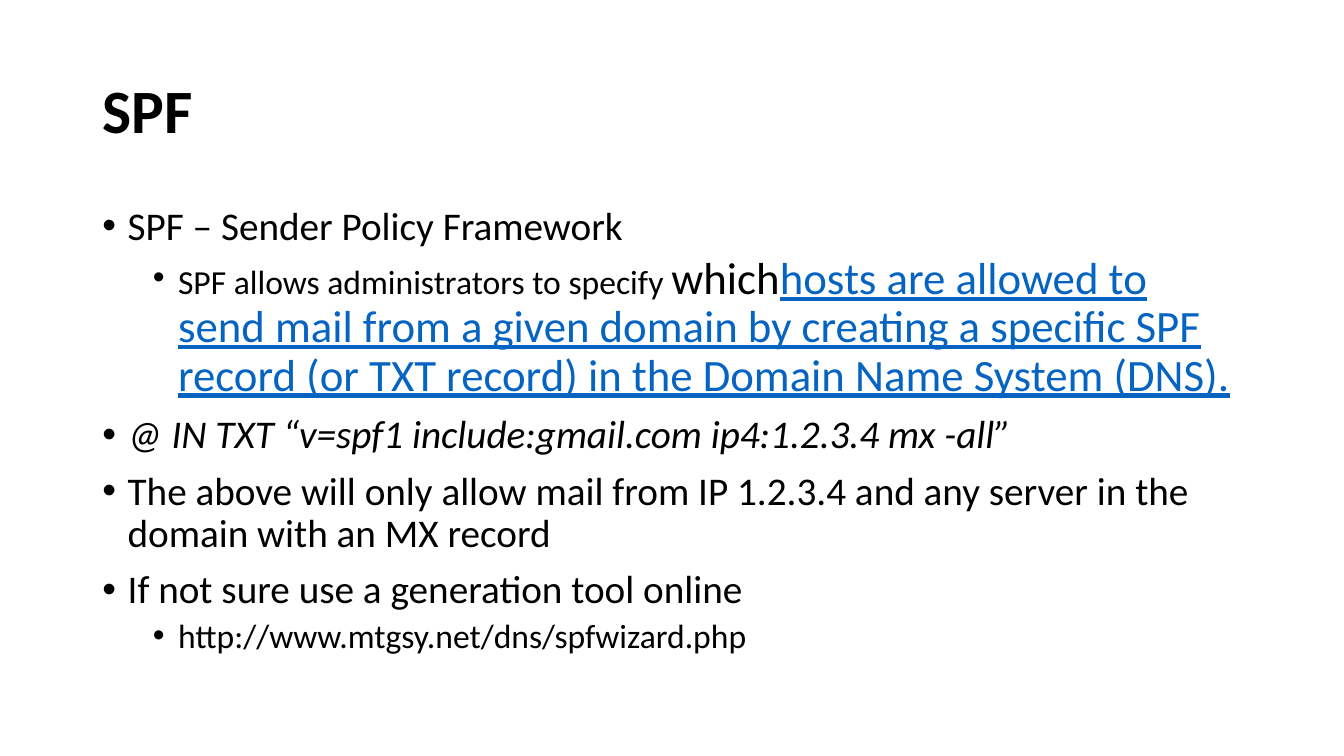
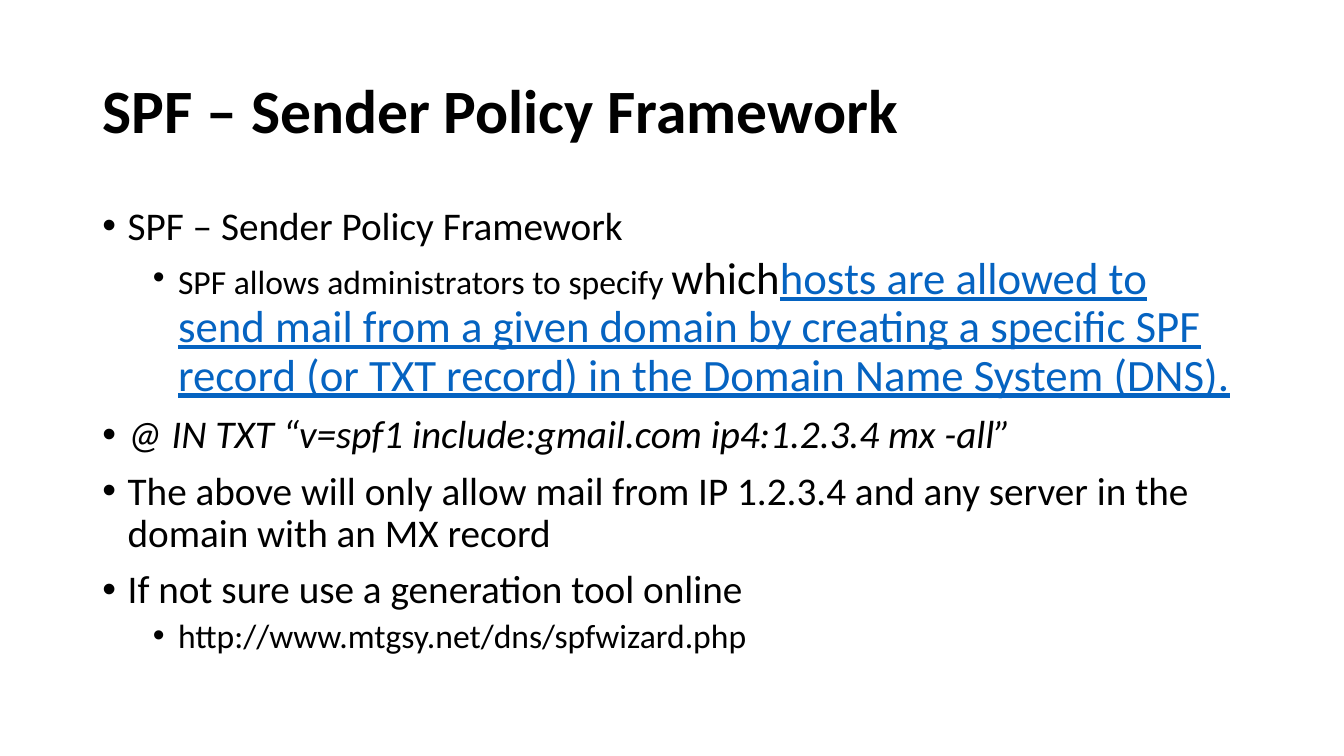
Before and after one commit to afnog/sse, a slide deck: slide 5 of postfix/emailbestpractices_old.pptx (slide 3 before the commit). Drawn at 1344x756 pixels with LibreOffice and Linux fonts; fonts in the diff are those of the drawing. Boxes give left, top, right and bottom in pixels: in the first picture for what was removed or moved away, otherwise in the second. Text is boxed around its words. In the diff, an @@ line names an element or a change of style, - is before the commit and + after.

```diff
--- a/postfix/emailbestpractices_old.pptx
+++ b/postfix/emailbestpractices_old.pptx
@@ title at (102,89,898,143): text changed @@
-SPF
+SPF – Sender Policy Framework
```
Also in this commit, not shown: 1 slide added, 2 other files.
